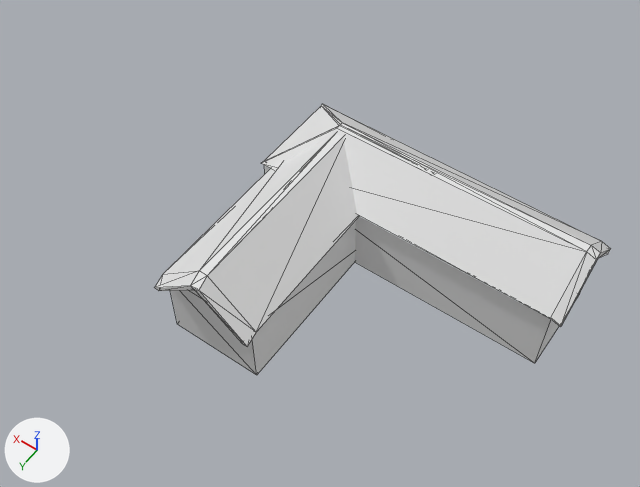
Before and after pictures for a commit that changed the glTF model assets/buildings/pub/building_pub.glb.
Before and after are seen from a camera (50 mm lens) standing at (-25.0, 21.9, 40.5) and looking at (-9.2, -0.2, 5.7). Every picture has the same lights, and +X, +Y and +Z are marked at lower left. The picture after the commit comes second. Mesh edges are drawn as thin lines. Where no turn or scale is listed for an object, it has been applied to the vertices. Vertices at exactly the same position are counted once.

Objects in the first picture: 'pub_centre', 'pub_right'.
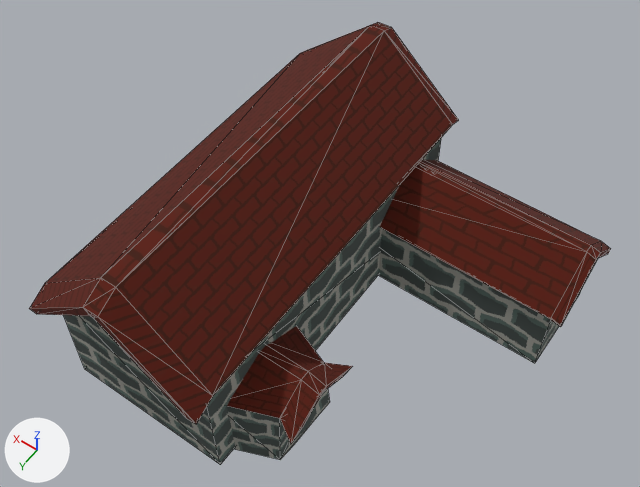
Scene script edits in JSON lines:
```json
{"op": "add", "block": "img_txt_pub_roof", "code": ["img_txt_pub_roof = load_image('txt_pub_roof', '_unpacked/txt_pub_roof', 64, 64, 'sRGB')"]}
{"op": "add", "block": "img_txt_pub_brick", "code": ["img_txt_pub_brick = load_image('txt_pub_brick', '_unpacked/txt_pub_brick', 64, 64, 'sRGB')"]}
{"op": "add", "block": "mat_roof", "code": ["mat_roof = principled_material('roof')", "mat_roof.texture = img_txt_pub_roof", "mat_roof.roughness = 1.0"]}
{"op": "add", "block": "mat_brick", "code": ["mat_brick = principled_material('brick')", "mat_brick.texture = img_txt_pub_brick", "mat_brick.roughness = 1.0"]}
{"block": "me_cube_005", "where": "# used by ob_pub_centre; location = (-6.18, -3.34, 0.0); scale = (2.56, 3.97, 0.911)"}
{"op": "remove", "block": "me_cube_005", "code": "me_cube_005.from_pydata(...)  # 28 vertices, 56 faces; spans x -1.06..1.31, y -0.98..2.22, z -0.98..6.68"}
{"op": "add", "block": "me_cube_005", "code": "me_cube_005.from_pydata(...)  # 36 vertices, 74 faces; spans x -1.06..1.31, y -1.09..2.22, z -0.98..6.68"}
{"block": "me_cube_005", "change": "me_cube_005 part 1"}
{"block": "me_cube_005", "change": "4 faces are deleted"}
{"block": "me_cube_005", "change": "1 vertex is added at (-1.06, -1.09, 3.8)"}
{"block": "me_cube_005", "change": "7 new vertices lie (0.0, -0.11, -0.18) away from vertices in x -0.93..1.31, y -0.98, z 3.93..6.68"}
{"block": "me_cube_005", "change": "4 new faces join them, mat_brick (picture img_txt_pub_brick)"}
{"block": "me_cube_005", "change": "18 new faces join them, mat_roof (picture img_txt_pub_roof)"}
{"block": "me_cube_005", "change": "me_cube_005 part 2: 14 faces spanning x -0.95..1.21, y -0.98..2.04, z -0.98..6.4 switch from no material to mat_brick (picture img_txt_pub_brick)"}
{"block": "me_cube_005", "change": "me_cube_005 part 3: 38 faces spanning x -1.06..1.31, y -0.98..2.22, z 3.5..6.68 switch from no material to mat_roof (picture img_txt_pub_roof)"}
{"block": "me_cube_006", "where": "me_cube_006.from_pydata(...)  # 28 vertices, 58 faces; spans x -8.0..10.6, y -3.3..2.7, z -0.9..6.3"}
{"block": "me_cube_006", "where": "# used by ob_pub_right; location = (-12.83, -6.93, 0.0)"}
{"block": "me_cube_006", "change": "me_cube_006 part 4: 34 faces spanning x -8.0..10.6, y -3.3..2.7, z -0.9..6.3 switch from no material to mat_brick (picture img_txt_pub_brick)"}
{"block": "me_cube_006", "change": "me_cube_006 part 5: 24 faces spanning x -8.0..10.6, y -3.3..2.7, z 3.3..6.3 switch from no material to mat_roof (picture img_txt_pub_roof)"}
{"op": "add", "block": "me_cube_008", "code": ["me_cube_008 = bpy.data.meshes.new('Cube.008')", "me_cube_008.from_pydata(...)  # 24 vertices, 42 faces; spans x -2.6..1.59, y -2.88..3.07, z -1.17..4.76", "# faces by material slot: [16, 26]", "me_cube_008.materials.append(mat_brick)  # picture img_txt_pub_brick", "me_cube_008.materials.append(mat_roof)  # picture img_txt_pub_roof"]}
{"op": "set", "path": "ob_pub_centre.location", "old": "(-6.18, -3.34, 0.0)", "new": "(-6.18, -3.8, 0.65)"}
{"op": "set", "path": "ob_pub_centre.scale", "old": "(2.56, 3.97, 0.911)", "new": "(4.3, 6.66, 1.53)"}
{"op": "add", "block": "ob_pub_door", "code": ["ob_pub_door = bpy.data.objects.new('pub_door', me_cube_008)", "ob_pub_door.location = (-11.06, 5.83, 0.0)"]}
```

Pixel boxes [x1, y1, x2, y2] of what changed, in the pictures (640 x 487 px):
```json
{"object": "pub_centre", "change": "reshaped, moved, rescaled", "before": [155, 134, 359, 375], "after": [29, 22, 459, 465]}
{"object": "pub_door", "change": "added", "after": [227, 326, 352, 460], "faces in mat_roof (picture img_txt_pub_roof)": [227, 326, 352, 443], "faces in mat_brick (picture img_txt_pub_brick)": [227, 389, 330, 460]}
{"part": 1, "of": "me_cube_005", "change": "built on", "after": [311, 22, 459, 124]}
{"part": 2, "of": "me_cube_005", "change": "recoloured", "before": [170, 221, 356, 375], "after": [63, 138, 441, 465]}
{"part": 3, "of": "me_cube_005", "change": "recoloured", "before": [155, 134, 359, 347], "after": [29, 25, 453, 424]}
{"part": 4, "of": "me_cube_006", "change": "recoloured", "before": [263, 104, 583, 363], "after": [378, 228, 583, 363], "on screen": "white to grey"}
{"part": 5, "of": "me_cube_006", "change": "recoloured", "before": [262, 104, 611, 327], "after": [380, 159, 611, 327], "on screen": "white to red"}
```
